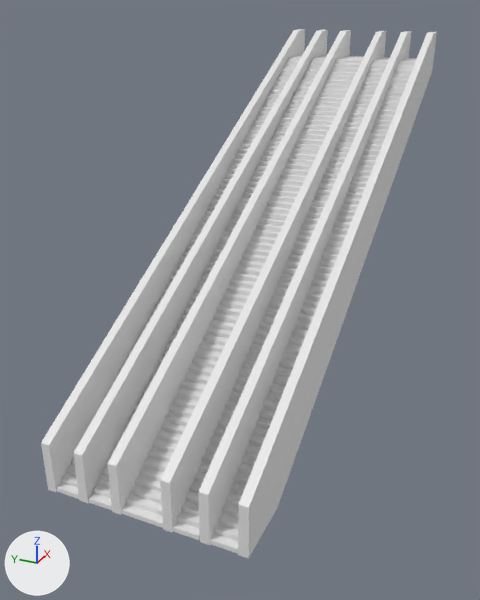
Before and after pictures for a commit that changed the Blender file Art/Staircase.blend.
Camera for both pictures: a camera (50 mm lens) standing at (-29.4, -11.6, 17.2) and looking at (-5.0, -0.6, 5.0). Lighting does not change. The marker at lower left points along +X, +Y and +Z. Objects named as collision shapes, trigger or cutter boxes, shadow casters or lower levels of detail are left out.

In view in the first picture: 'Escalator_LOD0'.
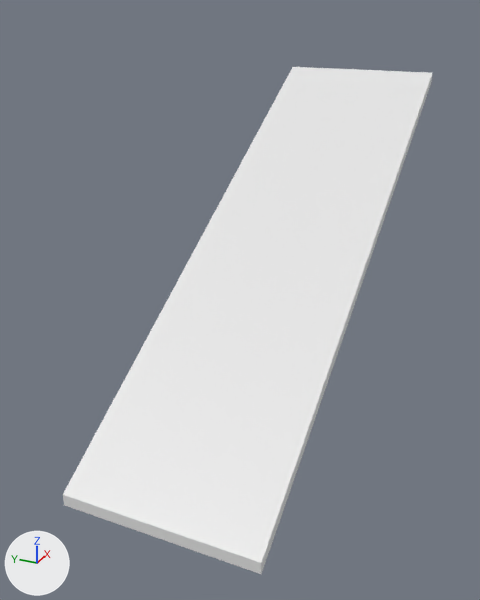
Changed parts and their boxes (x1, y1, x2, y2) in the pictures (480 x 600 px):
```json
{"object": "Escalator_LOD0", "change": "reshaped, moved", "before": [41, 29, 437, 559], "after": [63, 67, 432, 574], "on screen": "7% narrower"}
```

Scene script edits in JSON lines:
```json
{"block": "me_cube_008", "where": "# used by ob_escalator_lod0; location = (0.0, -1.76, 2.56)"}
{"op": "remove", "block": "me_cube_008", "code": "me_cube_008.from_pydata(...)  # 2843 vertices, 2214 faces, 1 loose edge; spans x -15.4..9.1, y -3.8..3.8, z -1.0..13.0"}
{"op": "add", "block": "me_cube_008", "code": "me_cube_008.from_pydata(...)  # 8 vertices, 6 faces; spans x -14.4..8.9, y -5.6..2.3, z -1.0..12.5"}
{"block": "me_cube_008", "change": "me_cube_008 part 1: 2843 vertices removed from x -15.4..9.1, y -3.8..3.8, z -1.0..13.0; 8 vertices added at x -14.4..8.9, y -5.6..2.3, z -1.0..12.5"}
{"op": "set", "path": "ob_escalator_lod0.location", "old": "(0.0, -1.76, 2.56)", "new": "(0.0, 0.0, 1.0)"}
```
